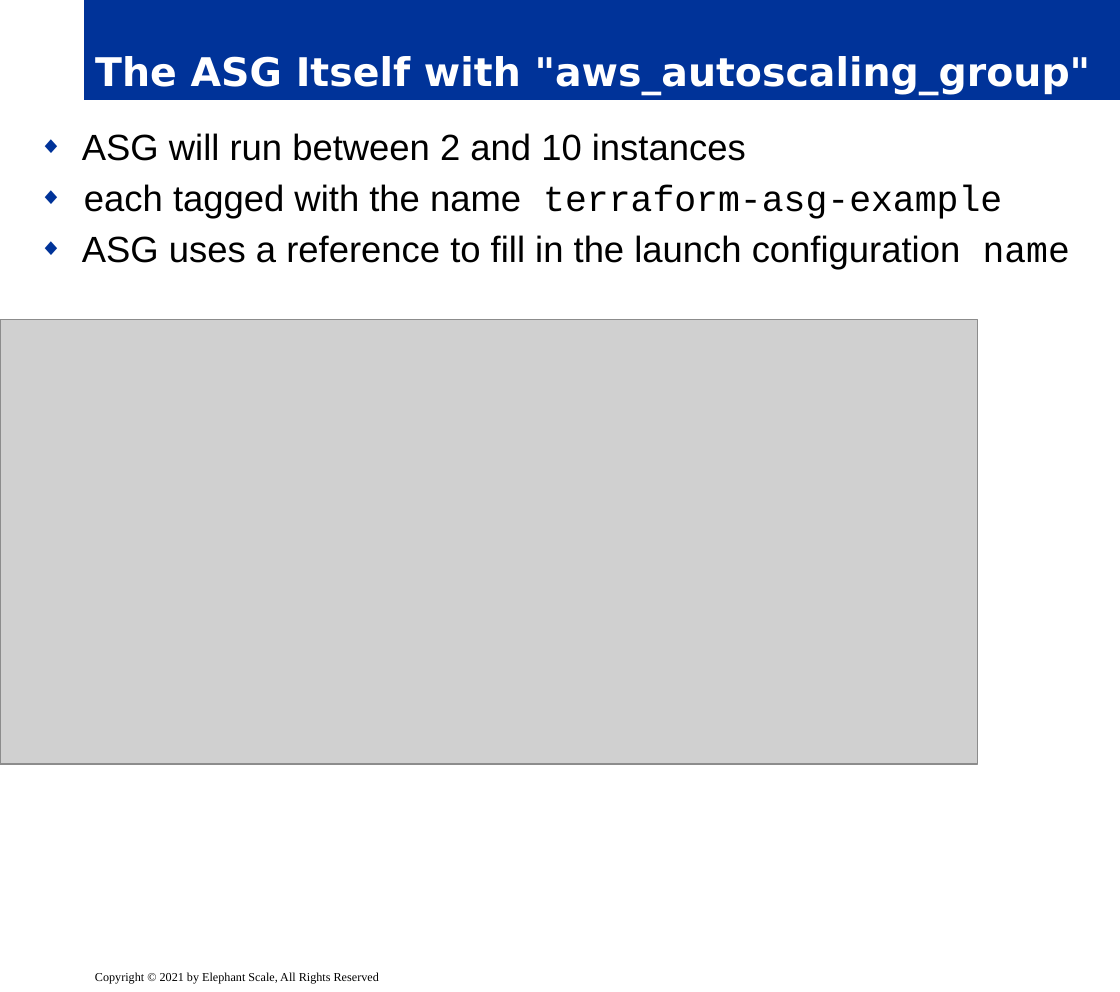
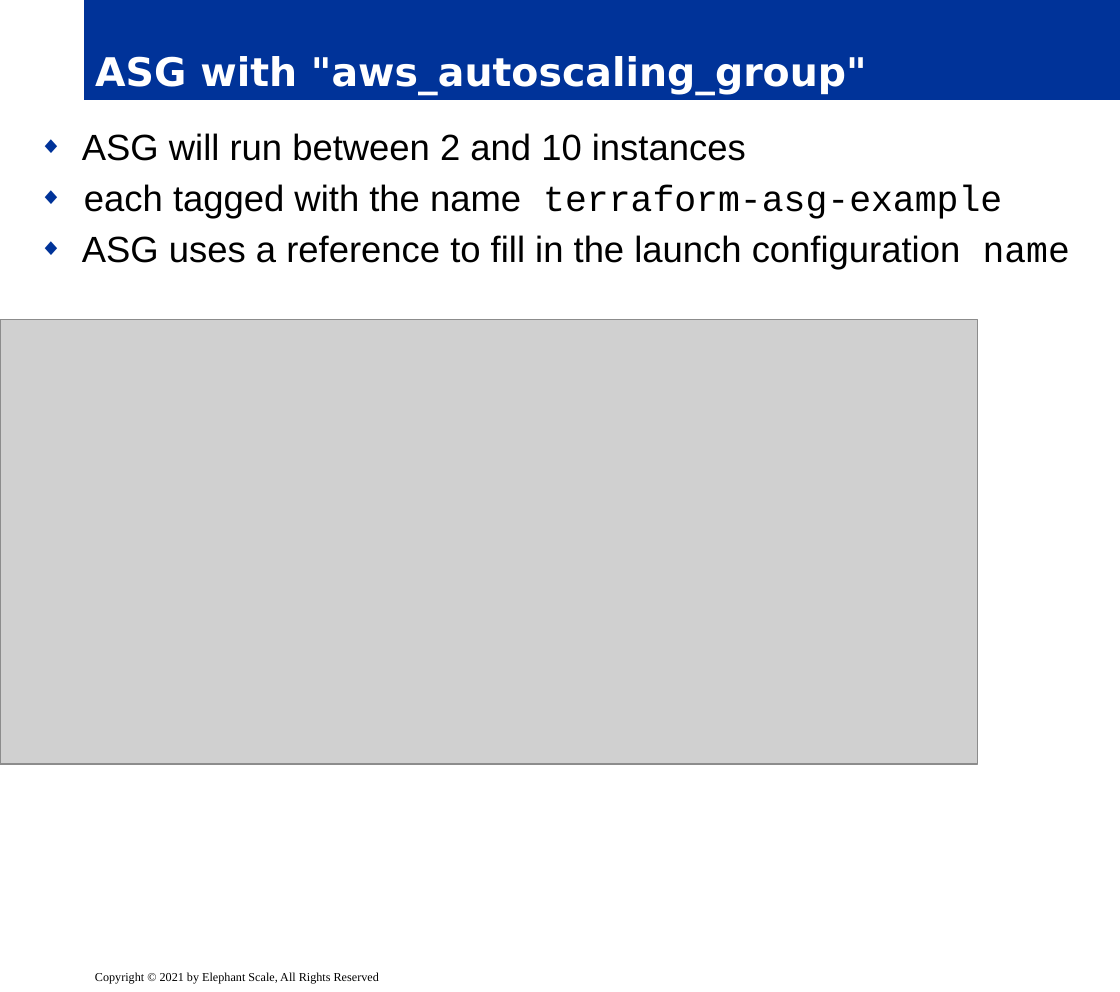
Before and after one commit to elephantscale/es-training-new, a slide deck: slide 62 of terraform/slides/delivery/03__terraform-walk-through.pptx (slide 60 before the commit). Drawn at 1120x992 pixels with LibreOffice and Linux fonts; fonts in the diff are those of the drawing; grey boxes stand for pictures; background and template pictures are left out. Boxes give left, top, right and bottom in pixels: in the first picture for what was removed or moved away, otherwise in the second. Text is boxed around its words. In the diff, an @@ line names an element or a change of style, - is before the commit and + after.

```diff
--- a/terraform/slides/delivery/03__terraform-walk-through.pptx
+++ b/terraform/slides/delivery/03__terraform-walk-through.pptx
@@ title at [95, 56, 867, 95]: text changed @@
-The ASG Itself with "aws_autoscaling_group"
+ASG with "aws_autoscaling_group"
```
Also in this commit, not shown: 5 other slides changed, 3 slides added, 1 other file.
